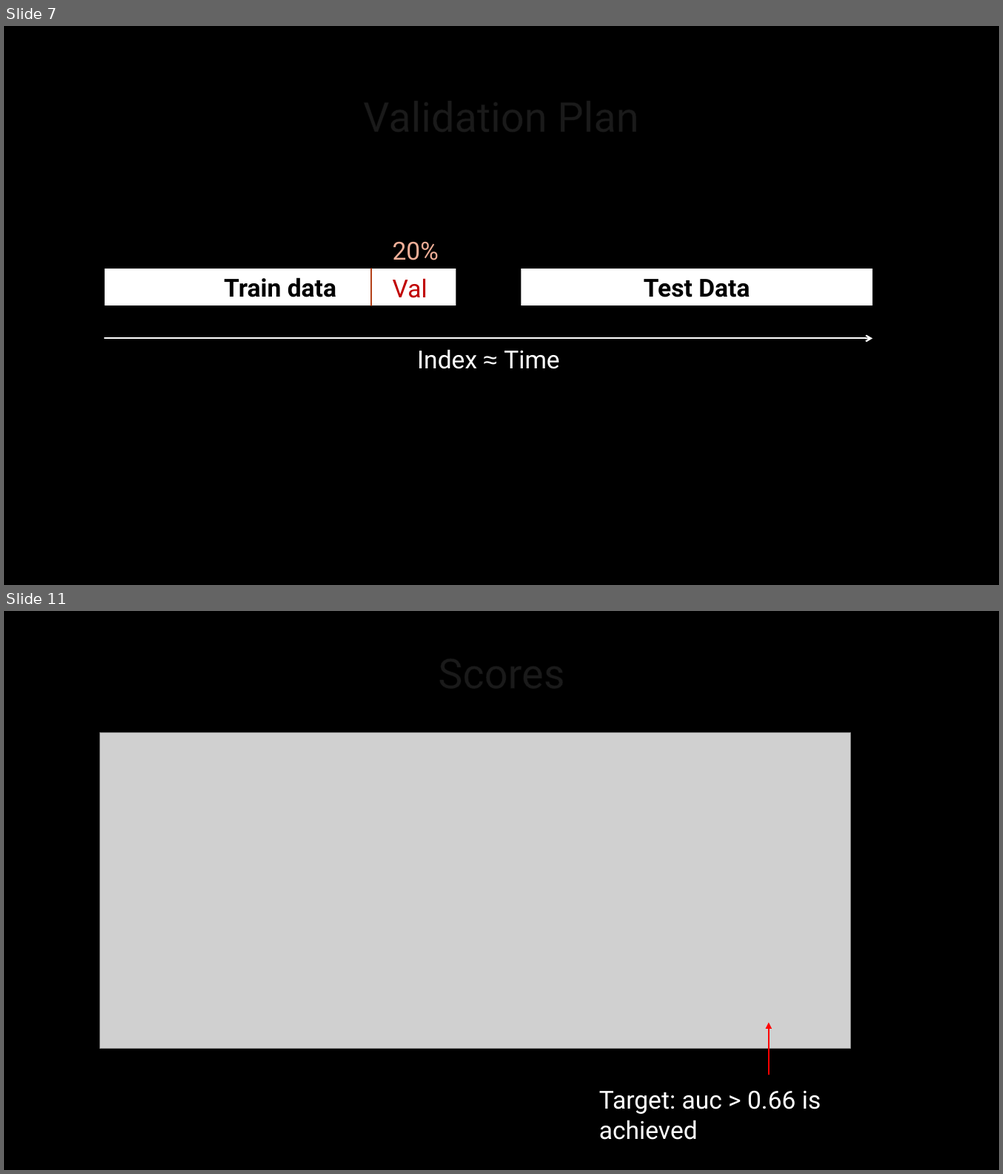
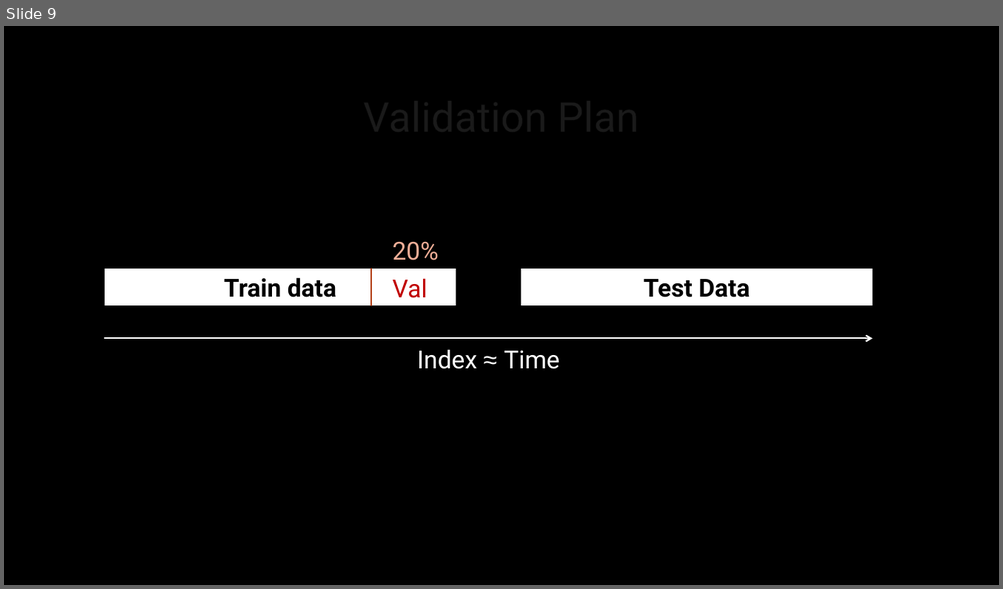
Before and after one commit to htakahashi0708/USL_Final_MusicRecommendationChallenge, a slide deck: USL_MusicRecommender.pptx. Shown one above the other, each under a label of ours: slides 7 and 11 before the commit, slide 9 after it; the slides between them are not shown. The pictures are 1003x1174 and 1003x589 pixels, drawn with LibreOffice and Linux fonts; fonts in the diff are those of the drawing; grey boxes stand for pictures; background and template pictures are left out. Boxes give left, top, right and bottom in pixels: in the first picture for what was removed or moved away, otherwise in the second. Text is boxed around its words. In the diff, an @@ line names an element or a change of style, - is before the commit and + after.

```diff
--- a/USL_MusicRecommender.pptx
+++ b/USL_MusicRecommender.pptx
@@ slide 11 removed at (x1=4, y1=611, x2=999, y2=1170), background picture (left out) @@
@@ title removed at (x1=79, y1=632, x2=924, y2=711) @@
-Scores
@@ picture removed at (x1=99, y1=732, x2=850, y2=1049) @@
@@ arrow removed from (768, 1075) to (768, 1023) @@
@@ text removed at (x1=599, y1=1091, x2=821, y2=1140) @@
-Target: auc > 0.66 is achieved
@@ what was slide 7 is now slide 9 @@
```
Also in this commit, not shown: 8 slides changed, 3 slides added.
